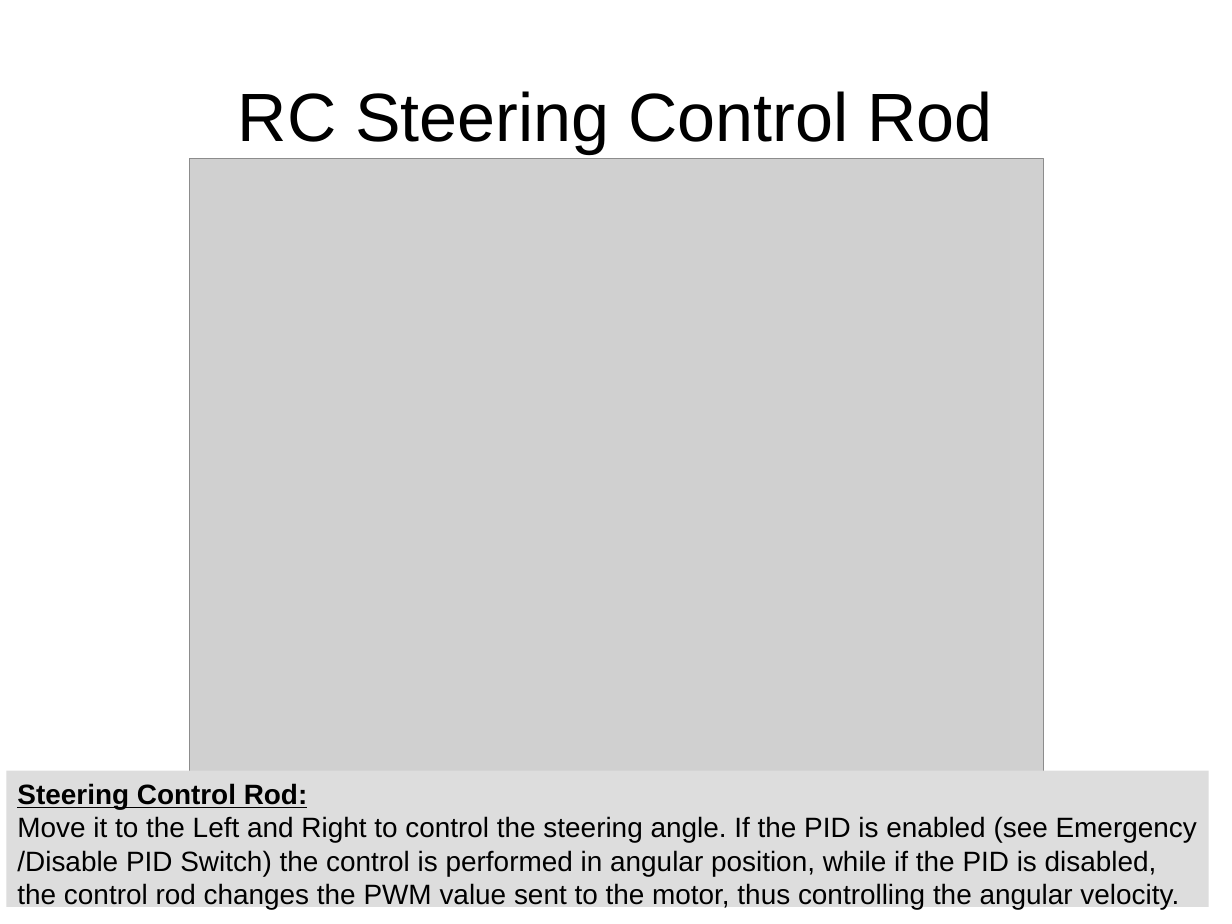
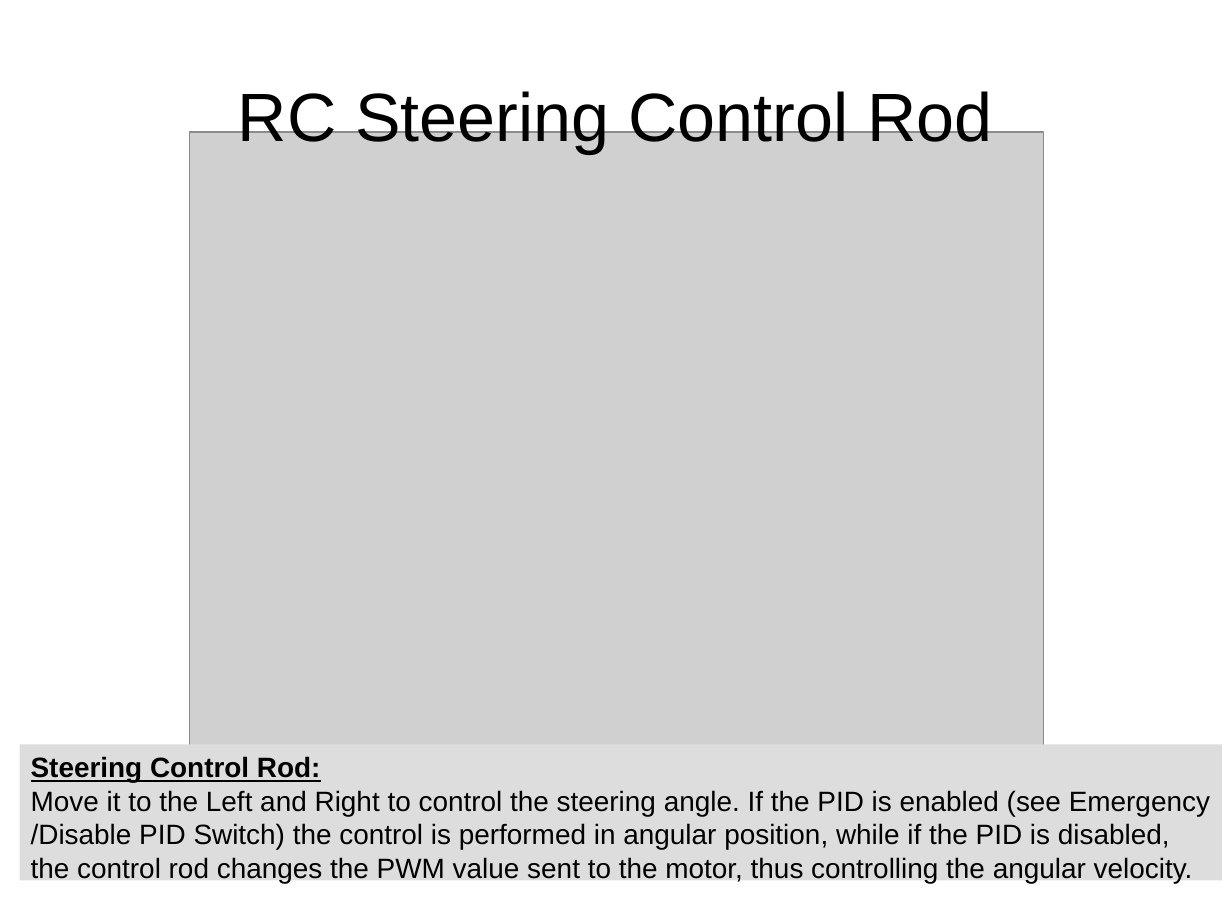
Before and after one commit to AUROVA-LAB/aurova_clear, a slide deck: slide 6 of documentation/clear_user_manual.odp (slide 5 before the commit). Drawn at 1232x924 pixels with LibreOffice and Linux fonts; fonts in the diff are those of the drawing; grey boxes stand for pictures. Boxes give left, top, right and bottom in pixels: in the first picture for what was removed or moved away, otherwise in the second. Text is boxed around its words. In the diff, an @@ line names an element or a change of style, - is before the commit and + after.

```diff
--- a/documentation/clear_user_manual.odp
+++ b/documentation/clear_user_manual.odp
@@ picture: place and size @@
-picture at [189, 159, 1043, 793]
+picture at [189, 132, 1043, 766]
@@ rectangle "Steering Control Rod:": place and size @@
-rectangle "Steering Control Rod:" at [7, 771, 1210, 908]
+rectangle "Steering Control Rod:" at [20, 745, 1223, 881]
```
Also in this commit, not shown: 7 other slides changed, 29 slides added, 3 other files.
